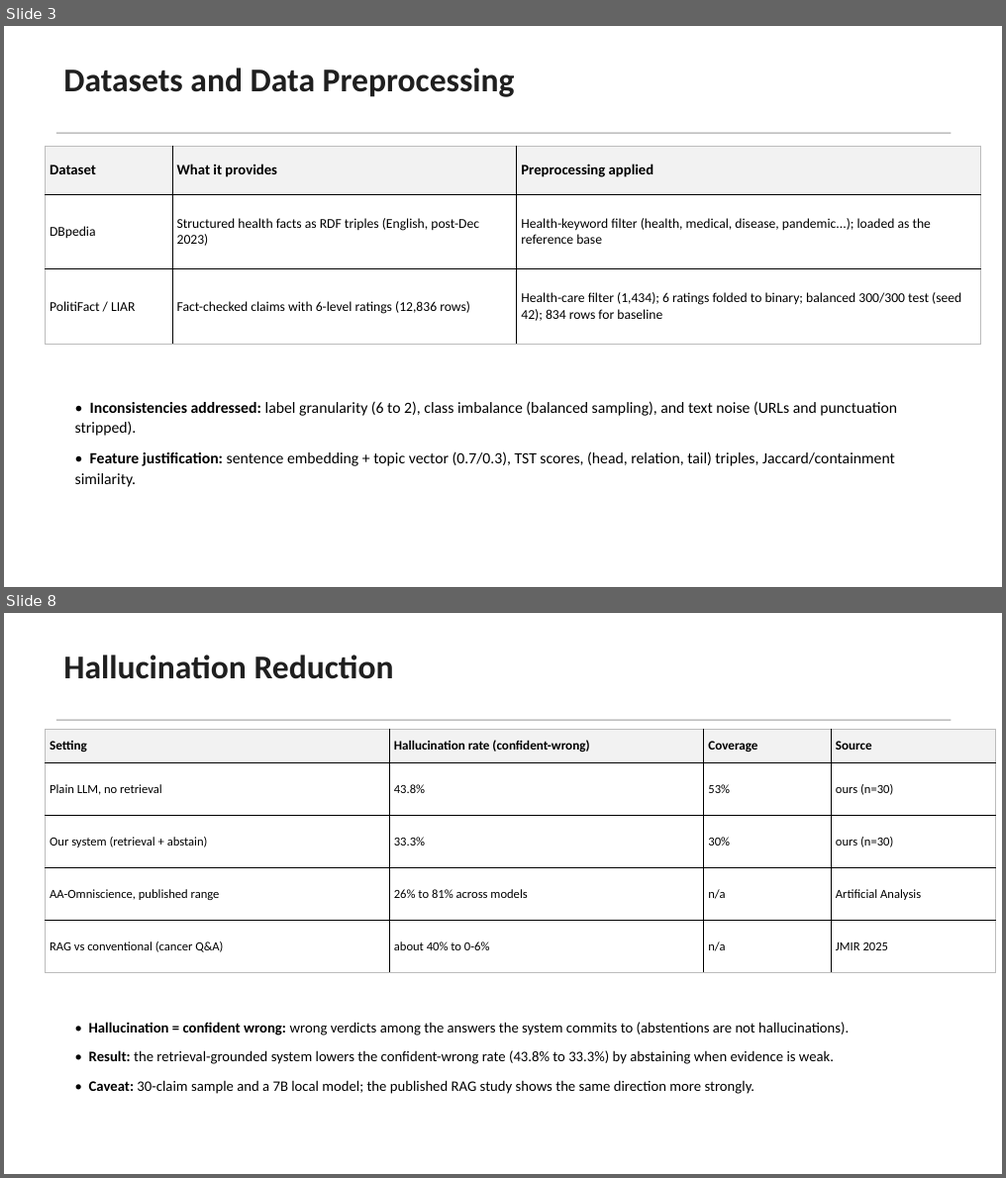
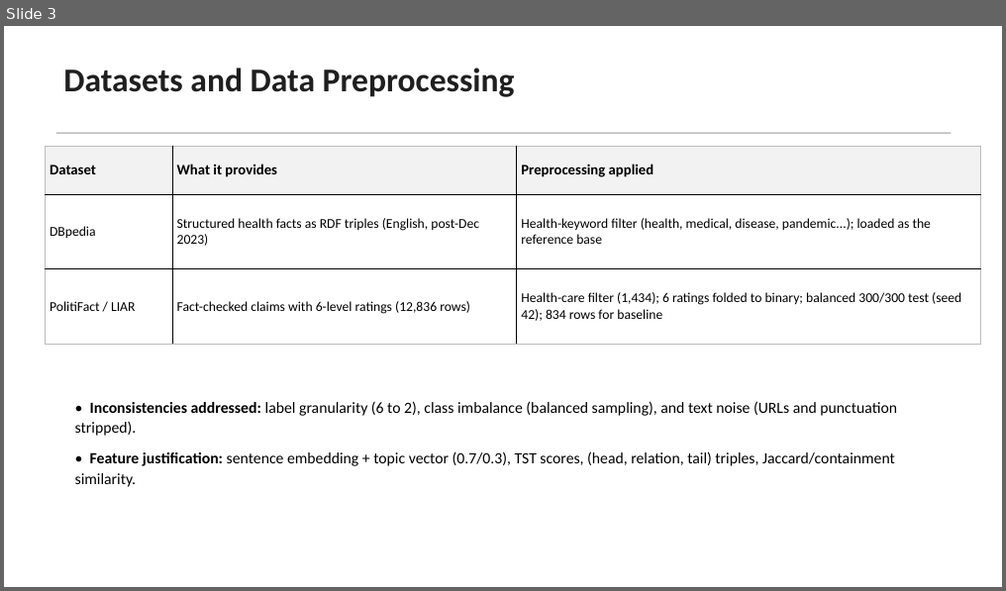
Before and after one commit to AkashNaickar/TrumorGPT, a slide deck: presentation/24005_179_review3.pptx. Shown one above the other, each under a label of ours: slides 3 and 8 before the commit, slide 3 after it; the slides between them are not shown. The pictures are 1006x1178 and 1006x591 pixels, drawn with LibreOffice and Linux fonts; fonts in the diff are those of the drawing. Boxes give left, top, right and bottom in pixels: in the first picture for what was removed or moved away, otherwise in the second. Text is boxed around its words. In the diff, an @@ line names an element or a change of style, - is before the commit and + after.

```diff
--- a/presentation/24005_179_review3.pptx
+++ b/presentation/24005_179_review3.pptx
@@ slide 8 removed at [4,613,1002,1174], background #FFFFFF @@
@@ text removed at [63,655,394,679] @@
-Hallucination Reduction
@@ table removed at [46,729,996,972], 5 rows, 4 columns @@
-Setting | Hallucination rate (confident-wrong) | Coverage | Source
-Plain LLM, no retrieval | 43.8% | 53% | ours (n=30)
-Our system (retrieval + abstain) | 33.3% | 30% | ours (n=30)
-AA-Omniscience, published range | 26% to 81% across models | n/a | Artificial Analysis
-RAG vs conventional (cancer Q&A) | about 40% to 0-6% | n/a | JMIR 2025
@@ rectangle removed at [56,719,951,721] @@
@@ text removed at [89,1022,848,1094] @@
-• Hallucination = confident wrong: wrong verdicts among the answers the system commits to (abstentions are not hallucinations).
-• Result: the retrieval-grounded system lowers the confident-wrong rate (43.8% to 33.3%) by abstaining when evidence is weak.
-• Caveat: 30-claim sample and a 7B local model; the published RAG study shows the same direction more strongly.
```
Also in this commit, not shown: 3 slides changed, 2 other slides removed, 2 other files.
